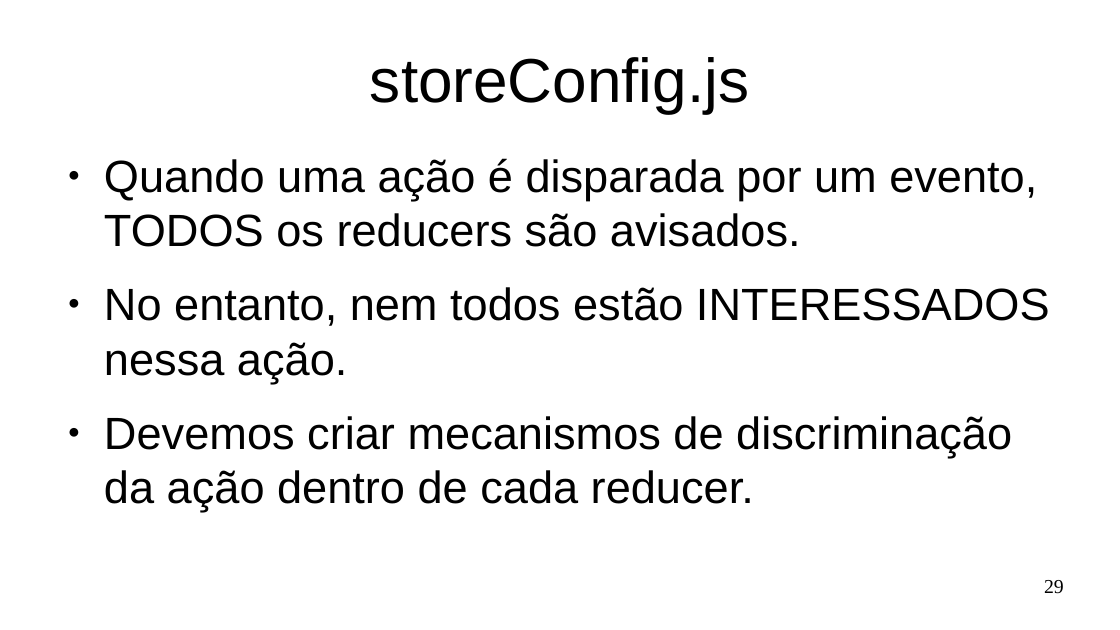
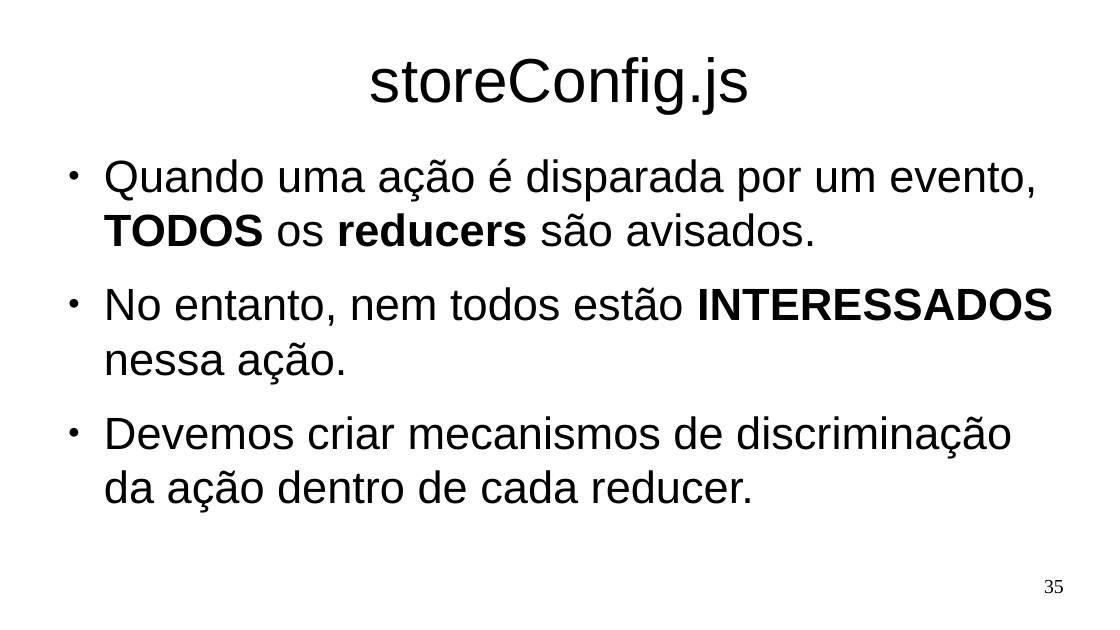
Before and after one commit to Marques-Dev/WEB_2020-1, a slide deck: slide 35 of SLIDES/aula08-redux-pokemon.odp (slide 29 before the commit). Drawn at 1120x630 pixels with LibreOffice and Linux fonts; fonts in the diff are those of the drawing. Boxes give left, top, right and bottom in pixels: in the first picture for what was removed or moved away, otherwise in the second. Text is boxed around its words. In the diff, an @@ line names an element or a change of style, - is before the commit and + after.

```diff
--- a/SLIDES/aula08-redux-pokemon.odp
+++ b/SLIDES/aula08-redux-pokemon.odp
@@ text at [104, 158, 1053, 383]: bold on in "TODOS reducers", "INTERESSADOS" @@
@@ page number at [1044, 580, 1064, 594]: text changed @@
-29
+35
```
Also in this commit, not shown: 7 other slides changed, 7 slides added, 1 slide removed, 3 other files.
